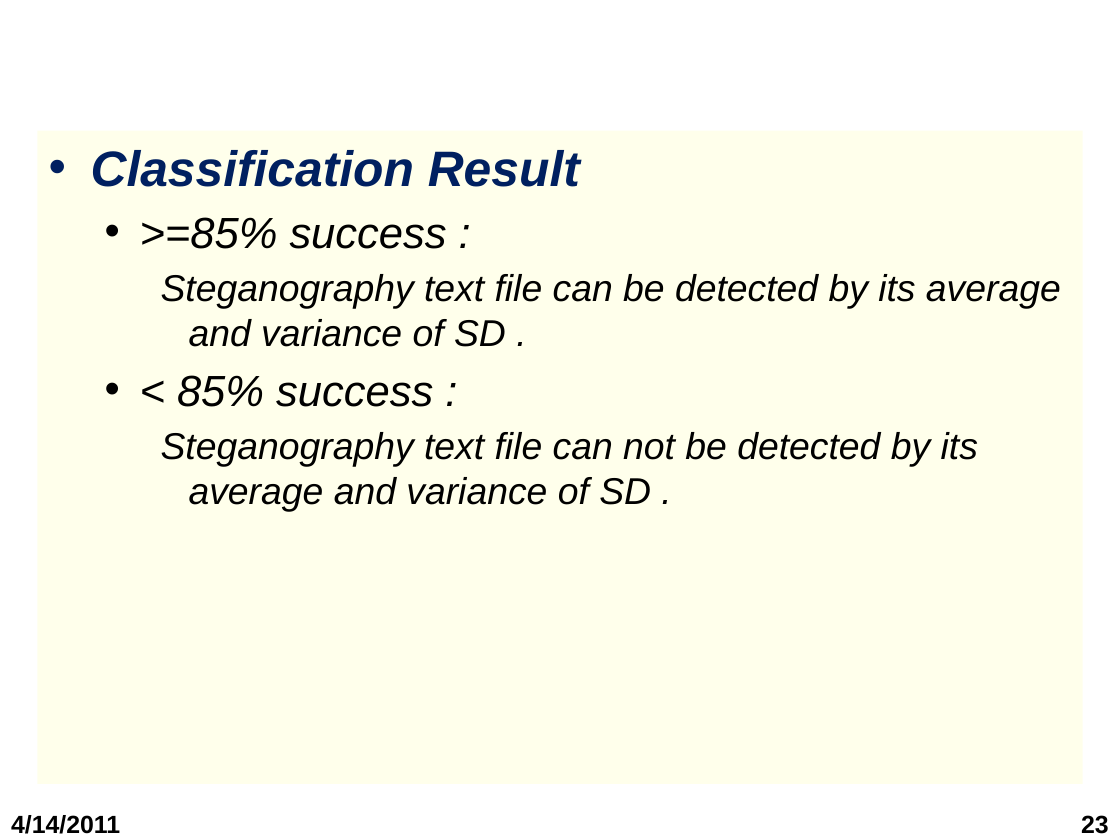
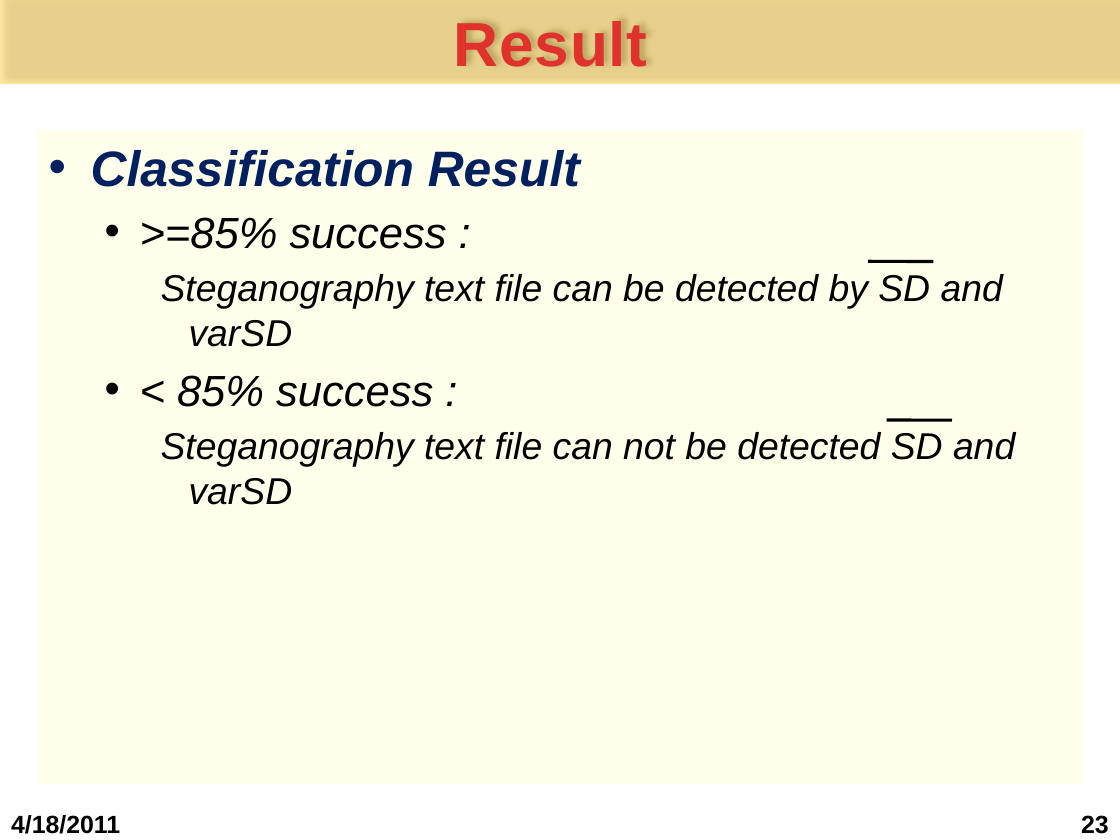
Before and after one commit to bomong/steganography-khtn-2011, a slide deck: slide 23 of Seminar cuoi ky/1.Bao cao/Slide bao cao.pptx. Drawn at 1120x840 pixels with LibreOffice and Linux fonts; fonts in the diff are those of the drawing; background and template pictures are left out. Boxes give left, top, right and bottom in pixels: in the first picture for what was removed or moved away, otherwise in the second. Text is boxed around its words. In the diff, an @@ line names an element or a change of style, - is before the commit and + after.

```diff
--- a/Seminar cuoi ky/1.Bao cao/Slide bao cao.pptx
+++ b/Seminar cuoi ky/1.Bao cao/Slide bao cao.pptx
@@ title added at [0, 0, 1120, 84], fill #FFC000 at 36% opacity, 40 pt, text gradient #E0322D to #A2201C, bold @@
+Result
@@ line added from (868, 261) to (933, 262), #000000 2 pt @@
@@ text at [161, 274, 1003, 347]: text changed @@
-    Steganography text file can be detected by its average and variance of SD .
+    Steganography text file can be detected by SD and varSD
@@ text at [161, 432, 1015, 505]: text changed @@
-    Steganography text file can not be detected by its average and variance of SD .
+    Steganography text file can not be detected SD and varSD
@@ line added from (887, 420) to (952, 420), #000000 2 pt @@
@@ text at [11, 815, 120, 834]: text changed @@
-4/14/2011
+4/18/2011
```
Also in this commit, not shown: 22 other slides changed, 1 slide added, 6 slides removed, 4 other files.
